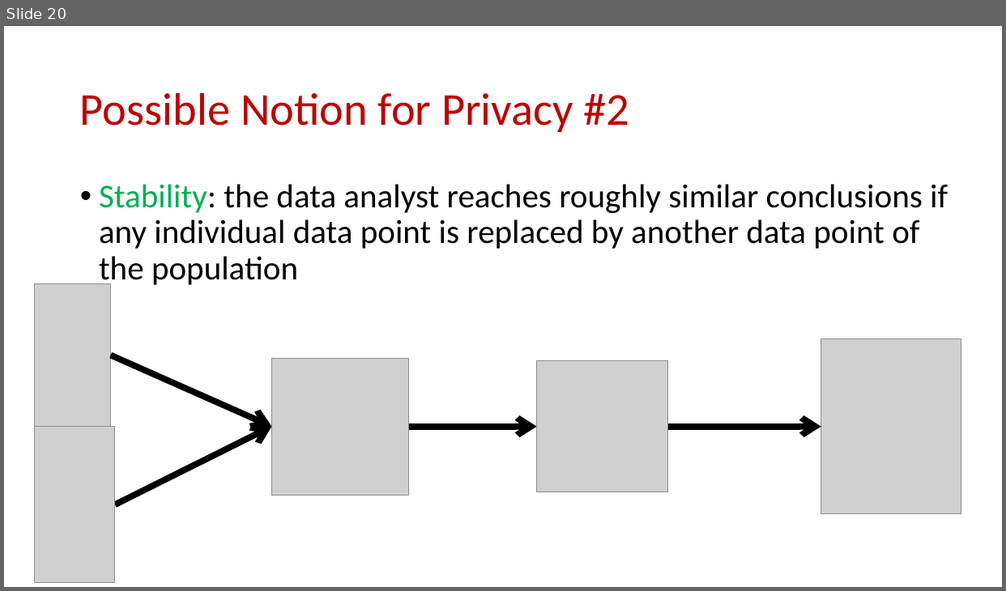
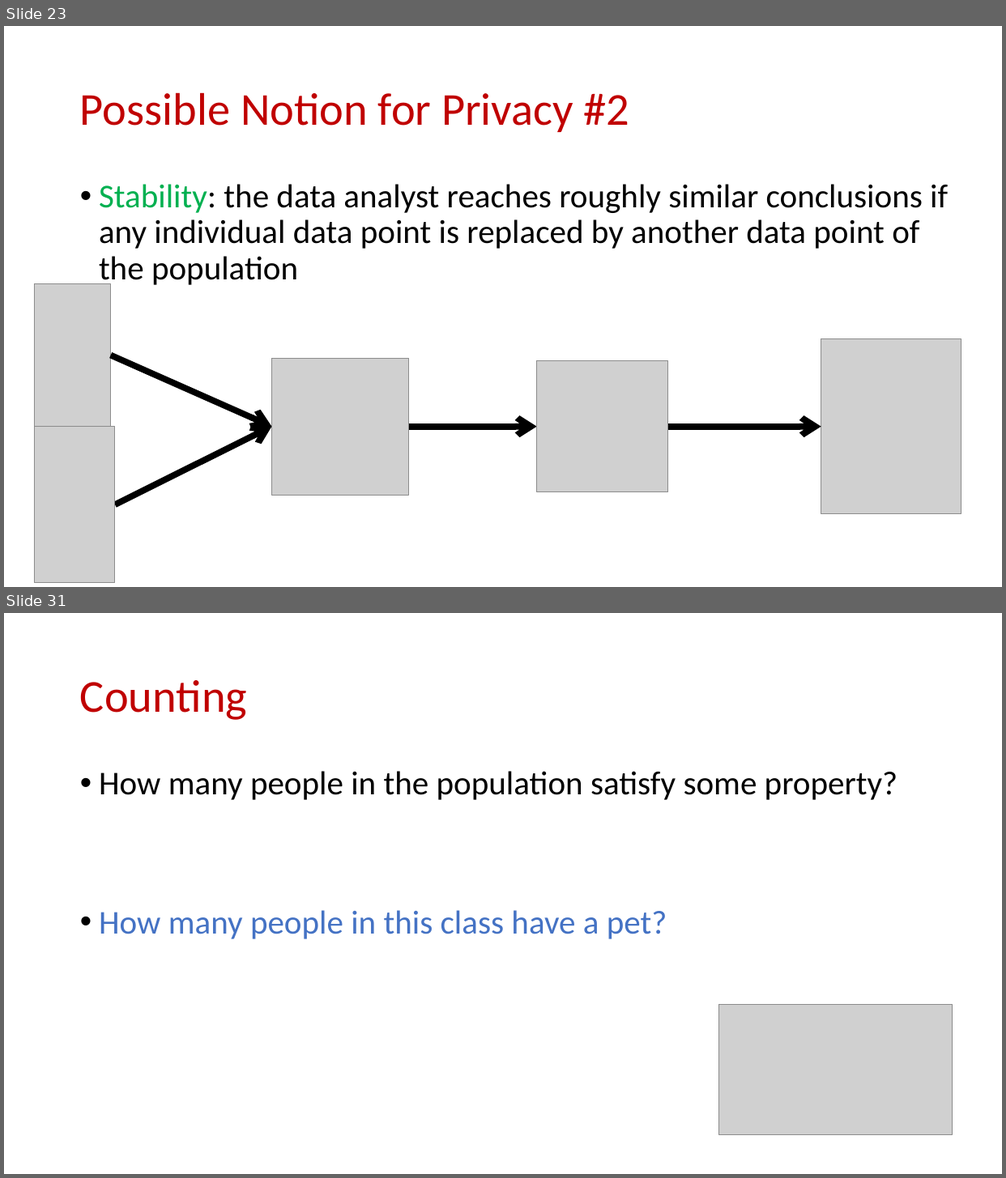
Before and after one commit to samsonzhou/samsonzhou.github.io, a slide deck: CSCE658-S24/L19.pptx. Shown one above the other, each under a label of ours: slide 20 before the commit, slides 23 and 31 after it; the slides between them are not shown. The pictures are 1006x591 and 1006x1178 pixels, drawn with LibreOffice and Linux fonts; fonts in the diff are those of the drawing; grey boxes stand for pictures. Boxes give left, top, right and bottom in pixels: in the first picture for what was removed or moved away, otherwise in the second. Text is boxed around its words. In the diff, an @@ line names an element or a change of style, - is before the commit and + after.

```diff
--- a/CSCE658-S24/L19.pptx
+++ b/CSCE658-S24/L19.pptx
@@ slide 31 added at (x1=4, y1=613, x2=1002, y2=1174), background #FFFFFF @@
@@ title added at (x1=80, y1=680, x2=247, y2=720), 44 pt, text #C00000 @@
+Counting
@@ text added at (x1=99, y1=771, x2=898, y2=939), 32 pt, text #000000 @@
+• How many people in the population satisfy some property?
+• How many people in this class have a pet?
@@ picture added at (x1=719, y1=1004, x2=952, y2=1135) @@
@@ what was slide 20 is now slide 23 @@
```
Also in this commit, not shown: 1 slide changed, 27 other slides added.
